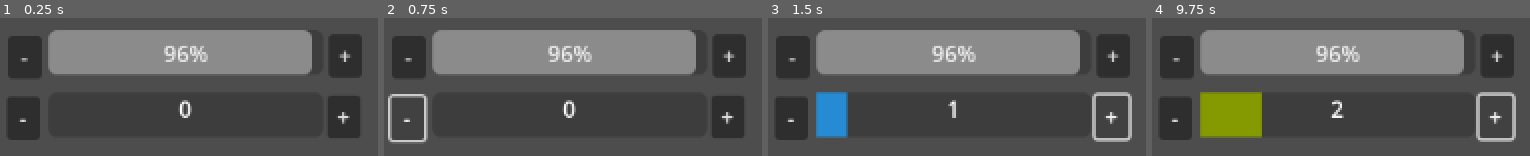
Above: before the commit, frames 1-4 (left to right).
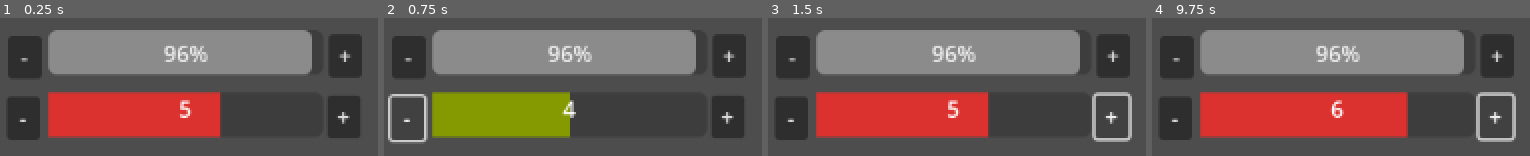
Above: after the commit, the same moments.

Repository: tiny-crab/HeatCap
Game: Godot game, scene res://game.tscn
The game is run twice, just before and just after one commit, with the same random seed, the same clock (stepped at 60 frames per second) and the same inputs.
Inputs:
- Up to frame 1 (0.25 s): no input
- Up to frame 2 (0.75 s): click "-" at 0.5 s
- Up to frame 3 (1.5 s): click "+" at 1.25 s
- Up to frame 4 (9.75 s): click "-" at 2 s; click "+" at 2.75 s; click "-" at 3.5 s; click "+" at 4.25 s; click "-" at 5 s; click "+" at 5.75 s; click "-" at 6.5 s; click "+" at 7.25 s; click "-" at 8 s; click "+" at 8.75 s; tap Enter at 9.5 s

The runs differ from the first frame. In frame 1, 15% of the frame differs, in the area x 12-59%, y 53-87%; in frame 2, 12%; in frame 3, 15%; in frame 4, 18%, in the area x 12-68%, y 53-87%.

Commit message:
Add overheating and freezing mechanics

Diff:
--- a/ResourceTypes/monster.gd
+++ b/ResourceTypes/monster.gd
@@ -9,47 +9,70 @@
 # Cold Zone = 0, 1
 # Safe Zone = 2, 3, 4
 # Hot Zone = 5, 6, 7, 8
+#
+# To begin:
+#  0  1  2  3  4  5  6  7  8
+# [Cold][Safe   ][Hot       ]
+#
+# If overheated once, hotZoneMax - 1:
+#  0  1  2  3  4  5  6  7  X
+# [Cold][Safe   ][Hot    ]
+#
+# If also frozen once, coldZoneMin + 1:
+#  X  1  2  3  4  5  6  7  X
+#    [C][Safe   ][Hot    ]
+#
+# If overheated again:
+#  X  1  2  3  4  5  6  X  X
+#    [C][Safe   ][Hot ]
+var currHeat: int
+var startingHeat: int
 
-# Freezes below 0, after freezing, currColdTicks -= 1
-var maxColdTicks: int
-var currColdTicks: int
+var coldZoneMin: int
+var coldZoneMax: int
+var currColdZoneMin: int
+var currColdZoneMax: int
 
-var maxSafeTicks: int
+var safeZoneMin: int
+var safeZoneMax: int
 
-# Overheats beyond maxHotTicks, after overheating, currHotTicks -= 1
-var maxHotTicks: int
-var currHotTicks: int
+var hotZoneMin: int
+var hotZoneMax: int
+var currHotZoneMin: int
+var currHotZoneMax: int
 
-var currHeat: int
+var isCold: bool:
+    get:
+        return currHeat >= currColdZoneMin and currHeat <= currColdZoneMax
+var isSafe: bool:
+    get:
+        return currHeat >= safeZoneMin and currHeat <= safeZoneMax
+var isHot: bool:
+    get:
+        return currHeat >= currHotZoneMin and currHeat <= currHotZoneMax
 
+# TODO: split this signal for each property that can be modified
 signal updated
 
 func _init(type: MonsterType):
     maxHealth = type.maxHealth
     currHealth = maxHealth - 1
 
-    maxColdTicks = type.maxColdTicks
-    currColdTicks = maxColdTicks
+    coldZoneMin = 0
+    coldZoneMax = type.maxColdTicks - 1
+    currColdZoneMin = coldZoneMin
+    currColdZoneMax = coldZoneMax
 
-    maxSafeTicks = type.maxSafeTicks
+    safeZoneMin = type.maxColdTicks
+    safeZoneMax = type.maxColdTicks + type.maxSafeTicks - 1
 
-    maxHotTicks = type.maxHotTicks
-    currHotTicks = maxHotTicks
+    hotZoneMin = type.maxColdTicks + type.maxSafeTicks
+    hotZoneMax = type.maxColdTicks + type.maxSafeTicks + type.maxHotTicks - 1
+    currHotZoneMin = hotZoneMin
+    currHotZoneMax = hotZoneMax
 
-    # need to change to startingHeat when not debugging
-    currHeat = RandomNumberGenerator.new().randi_range(0, maxColdTicks + maxSafeTicks + maxHotTicks)
-
-func isCold(heat):
-    return heat < currColdTicks
-
-func isSafe(heat):
-    return heat >= currColdTicks and heat < currColdTicks + maxSafeTicks
-
-func isHot(heat):
-    return heat >= currColdTicks + maxSafeTicks and heat < currColdTicks + maxSafeTicks + currHotTicks
-
-func maxHeat():
-    return currColdTicks + maxSafeTicks + currHotTicks
+    currHeat = type.startingHeat
+    startingHeat = type.startingHeat
 
 func addHealth(value: int):
     currHealth = clamp(currHealth + value, 0, maxHealth)
@@ -60,9 +83,15 @@
     emit_signal(updated.get_name())
 
 func addHeat(value: int):
-    currHeat = clamp(currHeat + value, 0, self.maxHeat())
+    currHeat += value
+    if (currHeat > currHotZoneMax):
+        currHotZoneMax = clamp(currHotZoneMax - 1, safeZoneMax + 1, hotZoneMax)
+        currHeat = clamp(startingHeat, currColdZoneMin, currHotZoneMax)
     emit_signal(updated.get_name())
 
 func subtractHeat(value: int):
-    currHeat = clamp(currHeat - value, 0, self.maxHeat())
+    currHeat -= value
+    if (currHeat < currColdZoneMin):
+        currColdZoneMin = clamp(currColdZoneMin + 1, coldZoneMin, safeZoneMin)
+        currHeat = clamp(startingHeat, currColdZoneMin, currHotZoneMax)
     emit_signal(updated.get_name())
--- a/UI/MonsterUI.gd
+++ b/UI/MonsterUI.gd
@@ -12,14 +12,15 @@
     $HealthBar.max_value = monster.maxHealth
     $HealthBar.value = monster.currHealth
 
-    $HeatBar.max_value = monster.maxColdTicks + monster.maxSafeTicks + monster.maxHotTicks
+    $HeatBar.max_value = monster.currHotZoneMax
+    $HeatBar.min_value = monster.currColdZoneMin
     $HeatBar/Value.text =  "[center]%s[/center]" % monster.currHeat
     $HeatBar.value = monster.currHeat
     var sb = StyleBoxFlat.new()
     $HeatBar.add_theme_stylebox_override("fill", sb)
-    if monster.isCold(monster.currHeat):
+    if monster.isCold:
         sb.bg_color = Color("268bd2")
-    if monster.isSafe(monster.currHeat):
+    if monster.isSafe:
         sb.bg_color = Color("859900")
-    if monster.isHot(monster.currHeat):
+    if monster.isHot:
         sb.bg_color = Color("dc322f")
